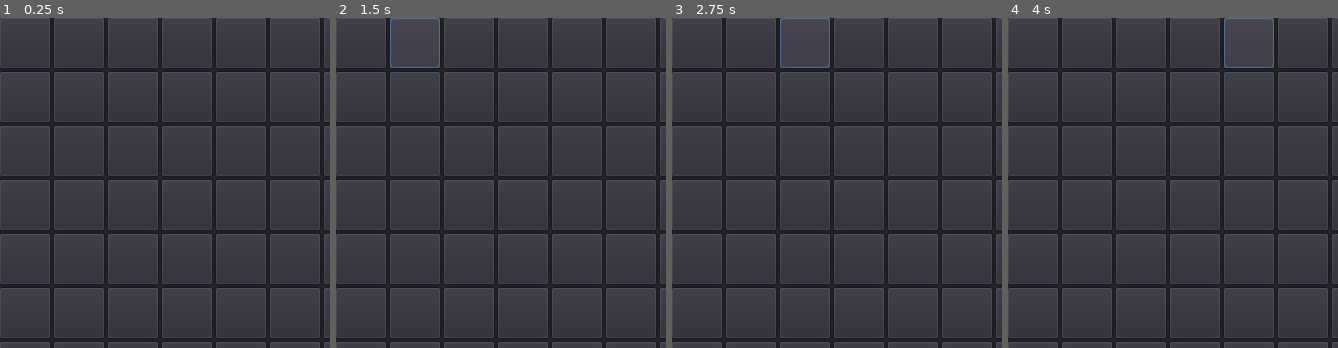
Above: before the commit, frames 1-4 (left to right).
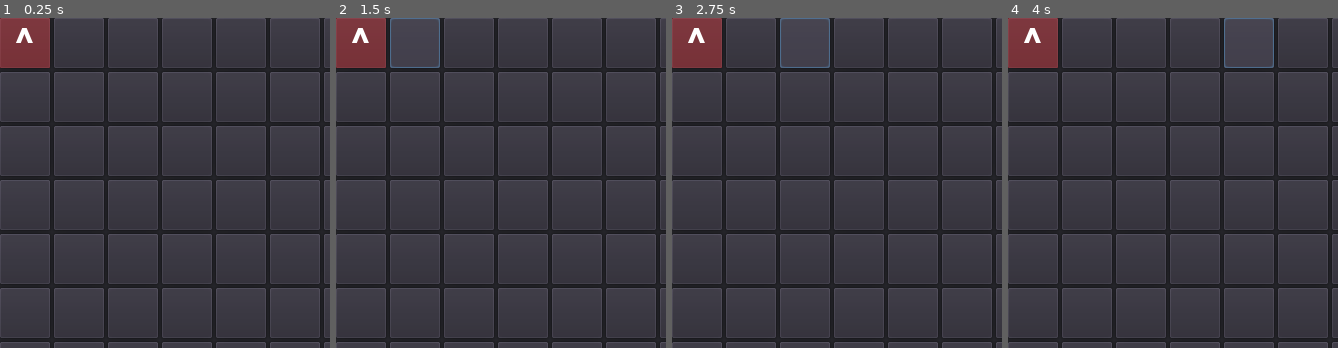
Above: after the commit, the same moments.

Repository: felipe-higino/sniper-chess-game
Game: Godot game, scene res://Table/GameScene.tscn
Two runs of this game, one before a commit and one after it. Both use one fixed random seed, a clock stepped at 60 frames per second and the inputs below.
Inputs (mouse positions are % of the whole screen's width and height, from its top left):
- Up to frame 1 (0.25 s): no input
- Up to frame 2 (1.5 s): click (4, 4) at 0.5 s; click (12, 4) at 1.27 s
- Up to frame 3 (2.75 s): click (20, 4) at 2.02 s
- Up to frame 4 (4 s): click (28, 4) at 2.77 s; click (37, 4) at 3.52 s
The pictures show only the part of the screen within x 0-50%, y 0-50%; the shares and areas given below are measured in that part.

The runs differ from the first frame. In frame 1, 2.3% of the frame differs, in the area x 0-16%, y 0-16%; in frame 2, 2.3%; in frame 3, 2.3%; in frame 4, 2.3%.

Commit message:
Sniper scene
Sniper object that can be rotated trough API

Diff:
--- a/Sniper chess/Cell/GridCell.gd
+++ b/Sniper chess/Cell/GridCell.gd
@@ -2,5 +2,7 @@
 
 signal cell_clicked(ref)
 
+var index:int = 0
+
 func _on_Button_button_down():
 	emit_signal("cell_clicked", self)
--- /dev/null
+++ b/Sniper chess/Sniper/Sniper.gd
@@ -0,0 +1,27 @@
+extends ColorRect
+const ANGLES = {
+	"TOP": 0.0,
+	"BOTTOM": 180.0,
+	"RIGHT": 90.0,
+	"LEFT": -90
+}
+
+var angle:String = "TOP" setget _set_sniper_angle
+
+
+func _set_sniper_angle(value):
+	set_rotation_degrees(value)
+	angle = value
+
+#API
+func face_top():
+	_set_sniper_angle(ANGLES.TOP)
+
+func face_bot():
+	_set_sniper_angle(ANGLES.BOTTOM)
+
+func face_left():
+	_set_sniper_angle(ANGLES.LEFT)
+
+func face_right():
+	_set_sniper_angle(ANGLES.RIGHT)
--- /dev/null
+++ b/Sniper chess/Sniper/Sniper.tscn
@@ -0,0 +1,33 @@
+[gd_scene load_steps=4 format=2]
+
+[ext_resource path="res://_Resources/Fonts/Roboto-Bold.ttf" type="DynamicFontData" id=1]
+[ext_resource path="res://Sniper/Sniper.gd" type="Script" id=2]
+
+[sub_resource type="DynamicFont" id=1]
+size = 43
+use_mipmaps = true
+use_filter = true
+font_data = ExtResource( 1 )
+
+[node name="Sniper" type="ColorRect"]
+margin_right = -0.160004
+margin_bottom = -0.160004
+rect_min_size = Vector2( 50, 50 )
+rect_pivot_offset = Vector2( 25, 25 )
+mouse_filter = 2
+color = Color( 0.976471, 0.172549, 0.172549, 0.333333 )
+script = ExtResource( 2 )
+__meta__ = {
+"_edit_use_anchors_": false
+}
+
+[node name="Label" type="Label" parent="."]
+margin_right = 50.0
+margin_bottom = 51.0
+custom_fonts/font = SubResource( 1 )
+text = "^"
+align = 1
+valign = 1
+__meta__ = {
+"_edit_use_anchors_": false
+}
--- a/Sniper chess/Table/GameScene.tscn
+++ b/Sniper chess/Table/GameScene.tscn
@@ -1,7 +1,8 @@
-[gd_scene load_steps=3 format=2]
+[gd_scene load_steps=4 format=2]
 
 [ext_resource path="res://Cell/GridCell.tscn" type="PackedScene" id=1]
 [ext_resource path="res://Table/GridContainer.gd" type="Script" id=2]
+[ext_resource path="res://Sniper/Sniper.tscn" type="PackedScene" id=3]
 
 [node name="MainNode" type="Control"]
 __meta__ = {
@@ -24,3 +25,5 @@
 "_edit_use_anchors_": false
 }
 CellPrefab = ExtResource( 1 )
+
+[node name="Sniper" parent="." instance=ExtResource( 3 )]
--- a/Sniper chess/Table/GridContainer.gd
+++ b/Sniper chess/Table/GridContainer.gd
@@ -5,8 +5,9 @@
 func _ready():
 	for i in 11*11:
 		var new_button = CellPrefab.instance()
+		new_button.index = i;
 		new_button.connect("cell_clicked", self, "_grid_pressed")
 		add_child(new_button)
 
 func _grid_pressed(buttonRef):
-	print(buttonRef)
+	print(buttonRef.index)
Binary file added: Sniper chess/_Resources/Fonts/Roboto-Black.ttf
Binary file added: Sniper chess/_Resources/Fonts/Roboto-Bold.ttf
Binary file added: Sniper chess/_Resources/Fonts/Roboto-Light.ttf
